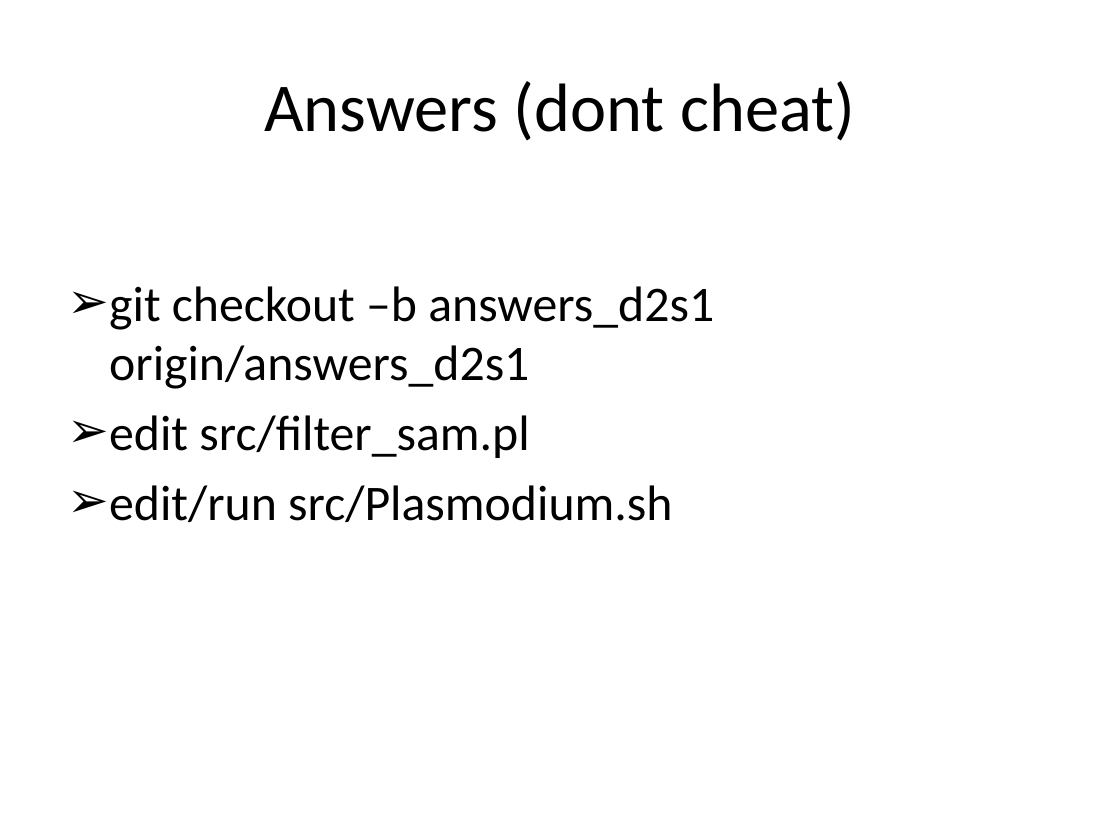
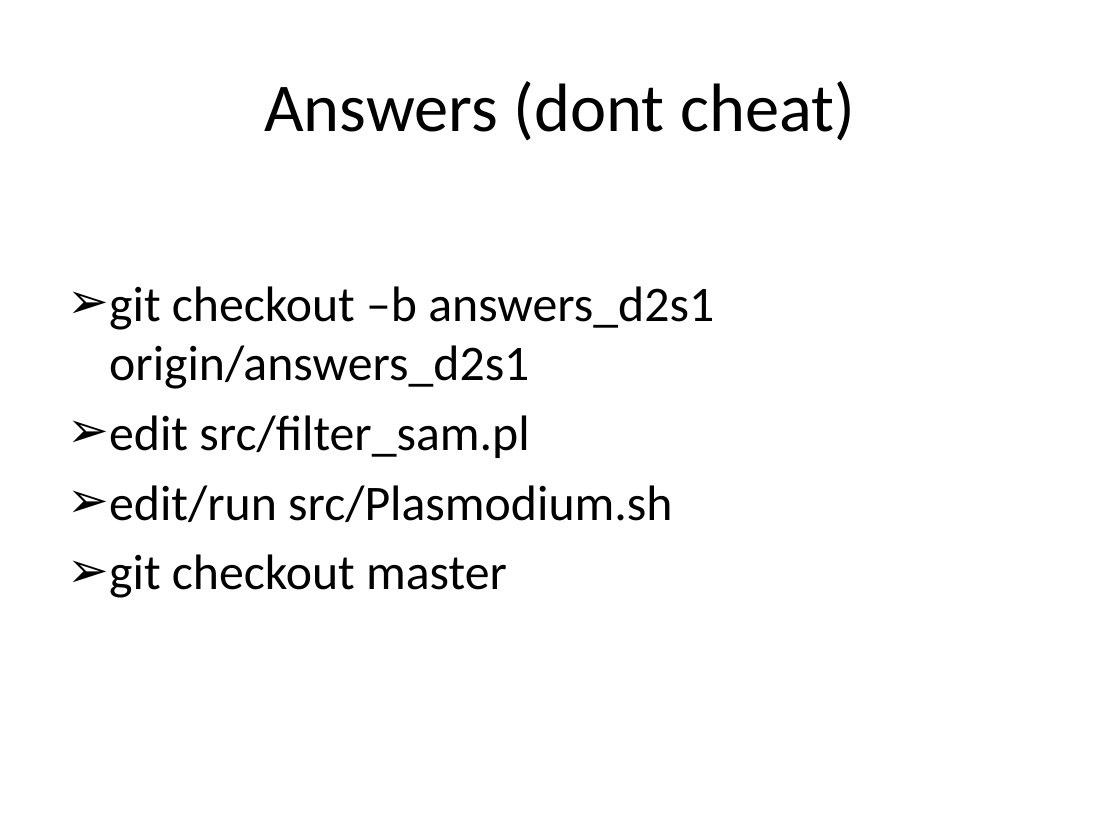
Before and after one commit to rvosa/ngs-workflows, a slide deck: slide 8 of doc/slides/day2/session1/SamFormatAndFiltering.pptx. Drawn at 1120x840 pixels with LibreOffice and Linux fonts; fonts in the diff are those of the drawing. Boxes give left, top, right and bottom in pixels: in the first picture for what was removed or moved away, otherwise in the second. Text is boxed around its words. In the diff, an @@ line names an element or a change of style, - is before the commit and + after.

Commit message:
added answer pages to the end minor changes elsewhere

```diff
--- a/doc/slides/day2/session1/SamFormatAndFiltering.pptx
+++ b/doc/slides/day2/session1/SamFormatAndFiltering.pptx
@@ text at bbox=[109, 554, 507, 598]: paragraph added @@
+➢ git checkout master
```
Also in this commit, not shown: 2 other files.
